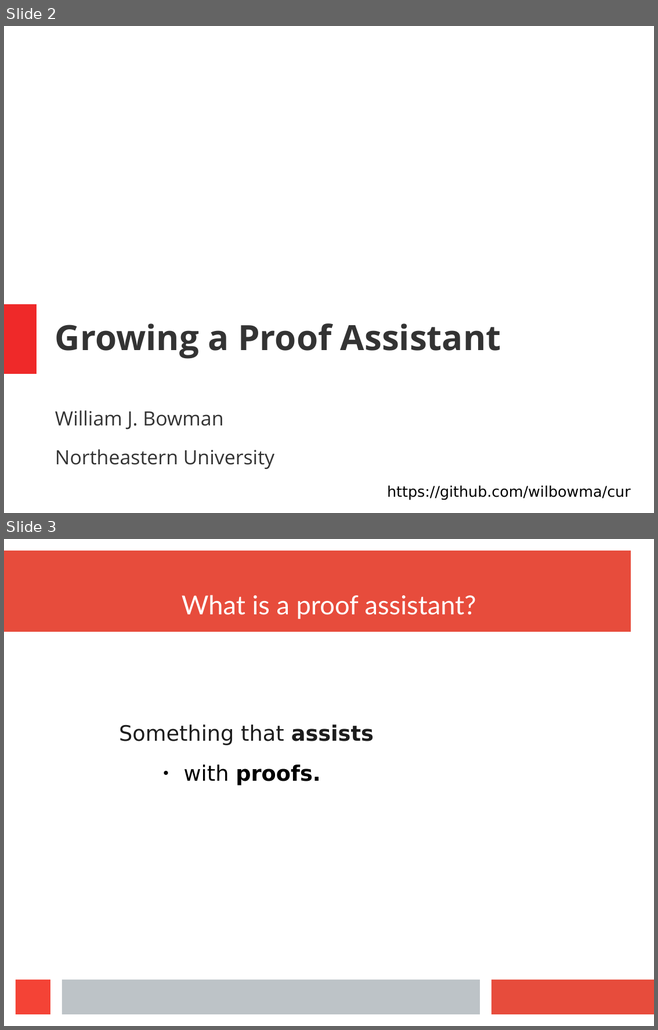
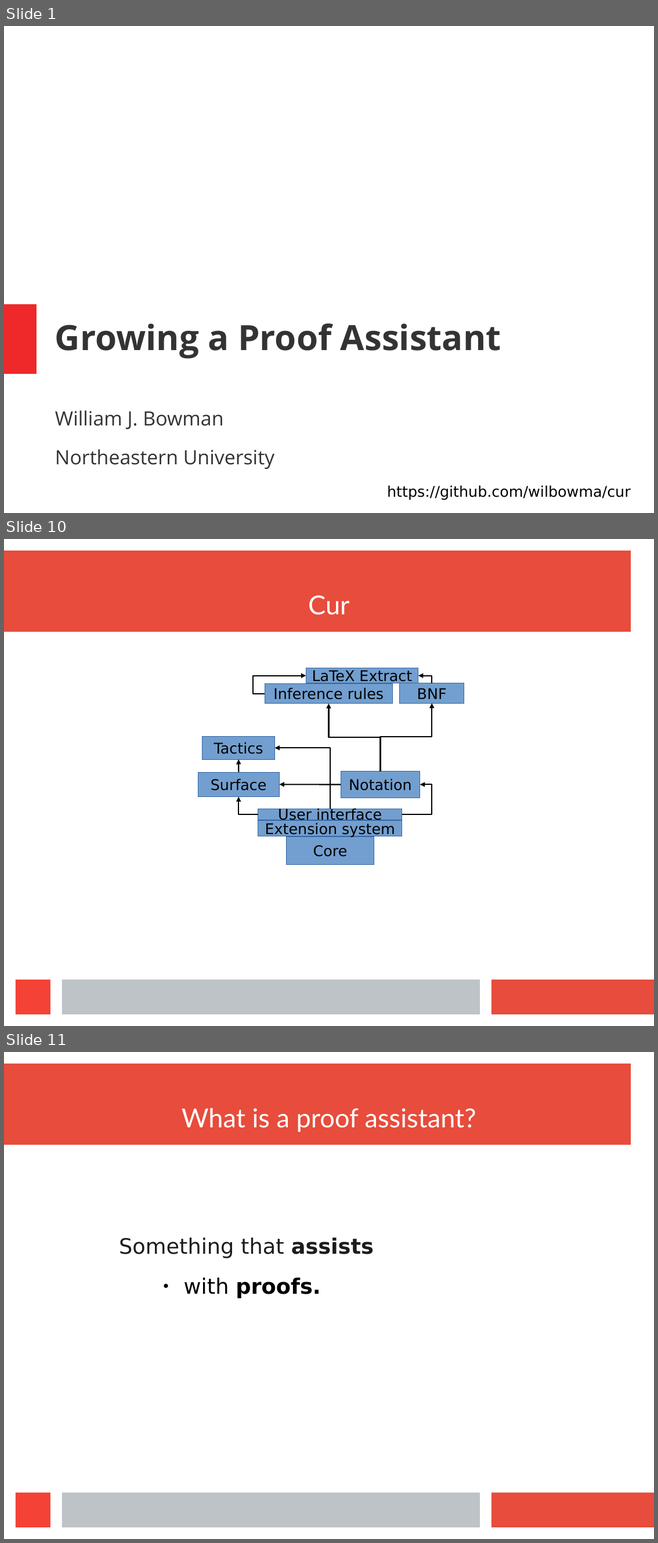
Before and after one commit to wilbowma/cur, a slide deck: hope-2016/slides.odp. Shown one above the other, each under a label of ours: slides 2 and 3 before the commit, slides 1, 10 and 11 after it; the slides between them are not shown. The pictures are 658x1030 and 658x1543 pixels, drawn with LibreOffice and Linux fonts; fonts in the diff are those of the drawing. Boxes give left, top, right and bottom in pixels: in the first picture for what was removed or moved away, otherwise in the second. Text is boxed around its words. In the diff, an @@ line names an element or a change of style, - is before the commit and + after.

```diff
--- a/hope-2016/slides.odp
+++ b/hope-2016/slides.odp
@@ slide 10 added at (4, 539, 654, 1026), background #FFFFFF; not listed: 4 template elements that a slide beside it also shows @@
@@ title added at (308, 595, 349, 615), 32 pt, text #FFFFFF @@
+Cur
@@ elbow arrow added from (264, 693) to (306, 676), #000000 1.5 pt @@
@@ rectangle added at (306, 668, 418, 683), fill #729FCF, outline #3465A4 0 pt, 18 pt, text #000000 @@
+LaTeX Extract
@@ elbow arrow added from (432, 683) to (418, 676), #000000 1.5 pt @@
@@ rectangle added at (264, 683, 393, 704), fill #729FCF, outline #3465A4 0 pt, 18 pt, text #000000 @@
+Inference rules
@@ rectangle added at (400, 683, 464, 704), fill #729FCF, outline #3465A4 0 pt, 18 pt, text #000000 @@
+BNF
@@ elbow arrow added from (380, 771) to (329, 704), #000000 1.5 pt @@
@@ elbow arrow added from (380, 771) to (432, 704), #000000 1.5 pt @@
@@ rectangle added at (202, 736, 274, 759), fill #729FCF, outline #3465A4 0 pt, 18 pt, text #000000 @@
+Tactics
@@ arrow added from (239, 772) to (239, 759), #000000 1.5 pt @@
@@ elbow arrow added from (330, 809) to (274, 748), #000000 1.5 pt @@
@@ rectangle added at (198, 772, 280, 797), fill #729FCF, outline #3465A4 0 pt, 18 pt, text #000000 @@
+Surface
@@ rectangle added at (340, 771, 420, 798), fill #729FCF, outline #3465A4 0 pt, 18 pt, text #000000 @@
+Notation
@@ elbow arrow added from (258, 815) to (239, 797), #000000 1.5 pt @@
@@ arrow added from (340, 785) to (280, 785), #000000 1.5 pt @@
@@ elbow arrow added from (402, 815) to (420, 785), #000000 1.5 pt @@
@@ rectangle added at (258, 809, 402, 820), fill #729FCF, outline #3465A4 0 pt, 18 pt, text #000000 @@
+User interface
@@ rectangle added at (258, 821, 402, 837), fill #729FCF, outline #3465A4 0 pt, 18 pt, text #000000 @@
+Extension system
@@ rectangle added at (286, 837, 374, 865), fill #729FCF, outline #3465A4 0 pt, 18 pt, text #000000 @@
+Core
@@ what was slide 2 is now slide 1 @@
@@ what was slide 3 is now slide 11 @@
```
Also in this commit, not shown: 10 slides changed, 8 other slides added, 2 slides removed.
